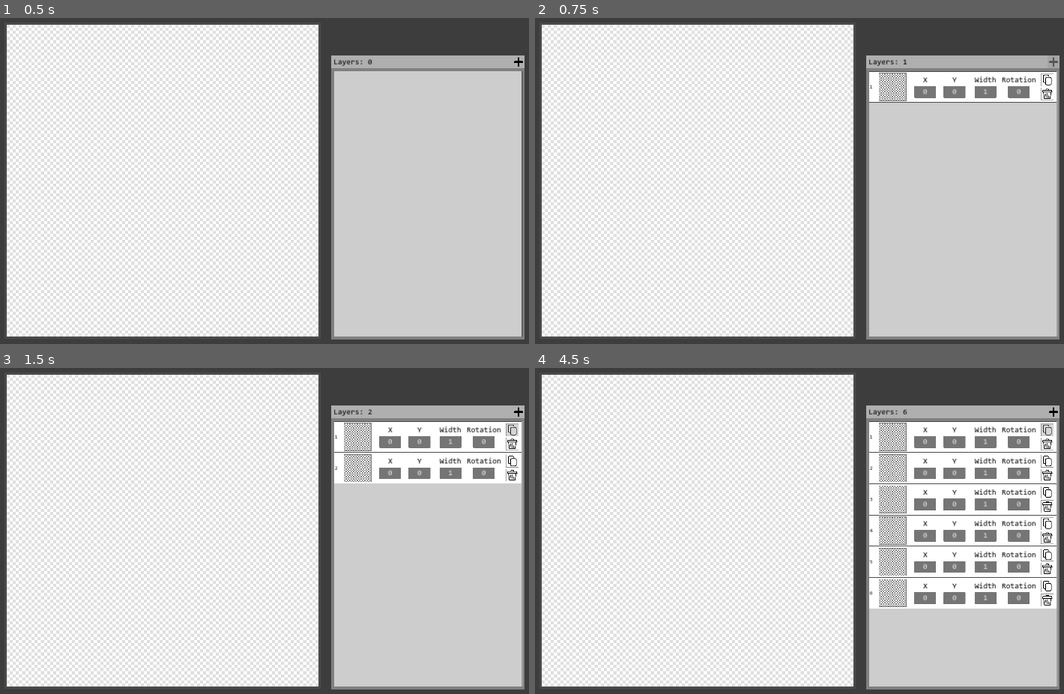
Above: before the commit, frames 1-4 (two rows, left to right).
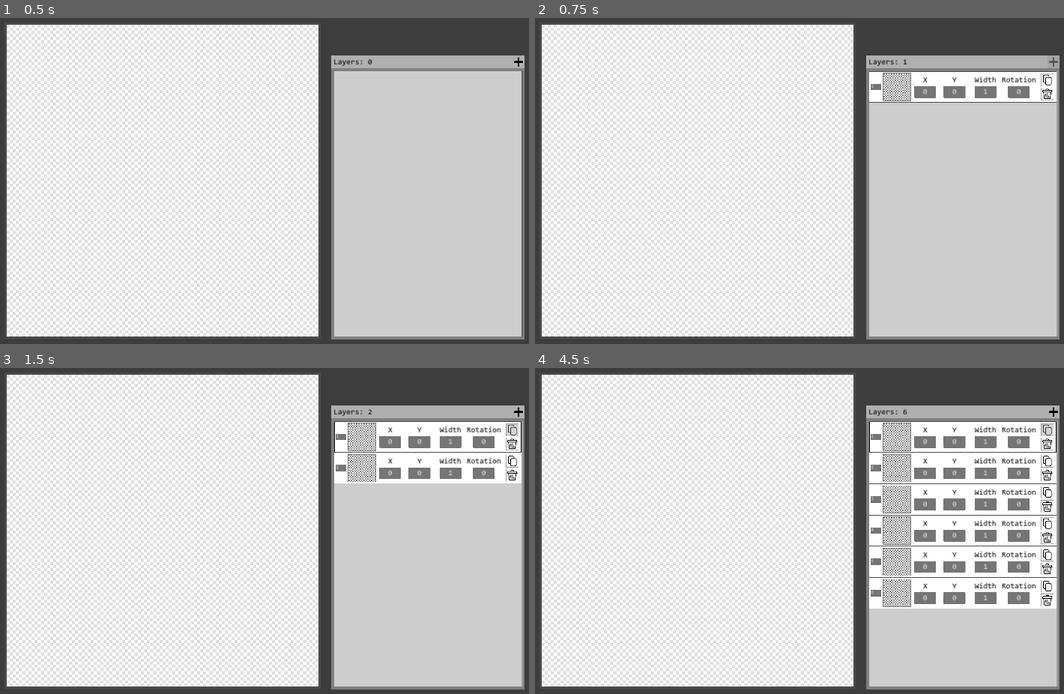
Above: after the commit, the same moments.

Repository: rawii22/PlaidGenerator
Game: Godot game, scene res://Scenes/main.tscn
Same seed, same stepped clock (60 frames per second), same inputs: the game is played once before the commit and once after it.
Inputs (mouse positions are in pixels of both pictures, inside the frame that each line leads up to):
- Up to frame 1 (0.5 s): no input
- Up to frame 2 (0.75 s): click (1053, 60) at 0.5 s
- Up to frame 3 (1.5 s): click (513, 429) at 1.25 s
- Up to frame 4 (4.5 s): click (1053, 410) at 2 s; click (1048, 429) at 2.77 s; click (1053, 410) at 3.5 s; click (1048, 429) at 4.27 s

Frame 1 is identical in both runs. In frame 2, 0.4% of the frame differs, in the area x 63-72%, y 16-26%; in frame 3, 0.9%; in frame 4, 2.5%, in the area x 63-99%, y 16-74%.

Commit message:
Improved input validation, started layer re-ordering
Fixed some hyphen issues in the input boxes.
This is the beginning of the feature where you can reorder layers with the layer number text box. It appears to work when used once, but always breaks upon subsequent uses.

Diff:
--- a/Scenes/input_box.gd
+++ b/Scenes/input_box.gd
@@ -1,8 +1,9 @@
 extends LineEdit
 
-
+var original_layer
 var old_text = ""
 var input_num = 0
+var changing_position = false
 
 
 # Called when the node enters the scene tree for the first time.
@@ -18,24 +19,45 @@
 func _on_text_changed(new_text):
 	#Only numbers are allowed in all the boxes. The Rotation box allows for negative numbers
 	if !new_text.is_valid_int() and new_text != "":
-		if self.name == "Rotation" and new_text == "-" and new_text.count("-") <= 1:
-			pass
-		else:
+		if !(self.name == "Rotation" and new_text == "-" and new_text.count("-") <= 1):
 			self.text = old_text
 			self.set_caret_column(self.text.length())
 			return
+	elif self.name != "Rotation" and new_text.contains("-"):
+		self.text = old_text
+		self.set_caret_column(self.text.length())
+		return
 	old_text = new_text
 	input_num = int(new_text)
 
 
 func _on_text_submitted(new_text):
+	if self.name == "LayerID":
+		if new_text != original_layer:
+			changing_position = true
+			get_tree().get_root().get_node("Main/Layers").move_layer(self.get_parent(), int(new_text))
+		else:
+			self.text = original_layer
+		release_focus()
+		return
 	remove_leading_zeros()
 	validate_rotation()
 
 
 func _on_focus_exited():
+	if self.name == "LayerID":
+		if !changing_position:
+			self.text = original_layer
+		else:
+			changing_position = false
+		return
 	remove_leading_zeros()
 	validate_rotation()
+
+
+func _on_focus_entered():
+	if self.name == "LayerID":
+		original_layer = self.text
 
 
 func remove_leading_zeros():
--- a/Scenes/input_box.tscn
+++ b/Scenes/input_box.tscn
@@ -25,6 +25,7 @@
 caret_blink_interval = 0.5
 script = ExtResource("1_apeul")
 
+[connection signal="focus_entered" from="." to="." method="_on_focus_entered"]
 [connection signal="focus_exited" from="." to="." method="_on_focus_exited"]
 [connection signal="text_changed" from="." to="." method="_on_text_changed"]
 [connection signal="text_submitted" from="." to="." method="_on_text_submitted"]
--- a/Scenes/layer.gd
+++ b/Scenes/layer.gd
@@ -62,6 +62,6 @@
 
 
 func update_ID(newID):
-	self.name = str(newID)
 	layer_ID = newID
+	self.name = str(layer_ID)
 	$LayerID.text = str(layer_ID)
--- a/Scenes/layer.tscn
+++ b/Scenes/layer.tscn
@@ -34,7 +34,6 @@
 grow_horizontal = 2
 grow_vertical = 2
 mouse_filter = 2
-metadata/_edit_use_anchors_ = true
 
 [node name="LayerBackground" type="ColorRect" parent="LayerData"]
 anchors_preset = 8
@@ -49,7 +48,6 @@
 grow_horizontal = 2
 grow_vertical = 2
 mouse_filter = 2
-metadata/_edit_use_anchors_ = true
 
 [node name="TopBorder" type="ColorRect" parent="LayerData"]
 anchors_preset = 8
@@ -63,6 +61,7 @@
 offset_bottom = -98.0
 grow_horizontal = 2
 grow_vertical = 2
+mouse_filter = 2
 color = Color(0.290196, 0.290196, 0.290196, 1)
 
 [node name="BottomBorder" type="ColorRect" parent="LayerData"]
@@ -77,6 +76,7 @@
 offset_bottom = 100.0
 grow_horizontal = 2
 grow_vertical = 2
+mouse_filter = 2
 color = Color(0.290196, 0.290196, 0.290196, 1)
 
 [node name="ColorPickerButton" type="ColorPickerButton" parent="."]
@@ -86,9 +86,9 @@
 anchor_top = 0.5
 anchor_right = 0.5
 anchor_bottom = 0.5
-offset_left = -540.0
+offset_left = -513.0
 offset_top = -90.0
-offset_right = -360.0
+offset_right = -333.0
 offset_bottom = 90.0
 grow_horizontal = 2
 grow_vertical = 2
@@ -239,24 +239,14 @@
 texture_hover = ExtResource("6_dvuh3")
 metadata/_edit_use_anchors_ = true
 
-[node name="LayerID" type="Label" parent="."]
-anchors_preset = 8
-anchor_left = 0.5
-anchor_top = 0.5
-anchor_right = 0.5
-anchor_bottom = 0.5
-offset_left = -597.0
-offset_top = -24.0
-offset_right = -543.0
-offset_bottom = 30.0
-grow_horizontal = 2
-grow_vertical = 2
-theme_override_colors/font_color = Color(0, 0, 0, 1)
-theme_override_fonts/font = ExtResource("2_ahlwo")
-theme_override_font_sizes/font_size = 32
-text = "###"
-vertical_alignment = 1
-metadata/_edit_use_anchors_ = true
+[node name="LayerID" parent="." instance=ExtResource("3_d3s57")]
+offset_left = -591.0
+offset_top = -18.5
+offset_right = -523.0
+offset_bottom = 18.5
+theme_override_font_sizes/font_size = 28
+alignment = 0
+max_length = 3
 
 [connection signal="mouse_entered" from="LayerData" to="." method="_on_layer_data_mouse_entered"]
 [connection signal="mouse_exited" from="LayerData" to="." method="_on_layer_data_mouse_exited"]
--- a/Scenes/layers.gd
+++ b/Scenes/layers.gd
@@ -2,6 +2,7 @@
 
 var Layer = preload("res://Scenes/layer.tscn")
 var num_layers = 0
+var layer_size = Vector2(1200, 200) #Please find a better way of getting this value
 
 # Called when the node enters the scene tree for the first time.
 func _ready():
@@ -50,7 +51,7 @@
 
 		var layer_list = get_node("ScrollContainer/LayerList")
 		layer_list.custom_minimum_size += Vector2(0, 200)
-		layer_list.add_child(new_layer)
+		layer_list.add_child(new_layer, true)
 
 
 func remove_layer(node):
@@ -68,4 +69,28 @@
 	layer_count_delta(-1)
 	layer_list.custom_minimum_size -= Vector2(0, 200)
 
-	#TODO: Make it possible to just shift layers. Influence the ordering of images on the canvas
+
+func move_layer(layer, new_position):
+	if new_position > num_layers:
+		new_position = num_layers
+
+	var original_position = layer.layer_ID
+	if new_position == original_position:
+		layer.update_ID(original_position)
+		return
+
+	var layer_list = get_node("ScrollContainer/LayerList")
+
+	if new_position > original_position: #If the layer was moved lower
+		for n in range(original_position + 1, new_position + 1):
+			var current_layer = layer_list.get_node(str(n))
+			current_layer.position -= Vector2(0, 200)
+			current_layer.update_ID(current_layer.layer_ID - 1)
+	else:
+		for n in range(new_position, num_layers): #If the layer was moved higher
+			var current_layer = layer_list.get_node(str(n))
+			current_layer.position += Vector2(0, 200)
+			current_layer.update_ID(current_layer.layer_ID + 1)
+
+	layer.update_ID(new_position)
+	layer.position = get_node("ScrollContainer/LayerList").position + (layer_size / 2) + Vector2(0, 200 * (new_position - 1))
--- a/Scenes/layers.tscn
+++ b/Scenes/layers.tscn
@@ -102,5 +102,6 @@
 [node name="LayerList" type="Control" parent="ScrollContainer"]
 custom_minimum_size = Vector2(1200, 0)
 layout_mode = 2
+mouse_filter = 1
 
 [connection signal="pressed" from="NewLayerButton" to="." method="_on_new_layer_button_pressed"]
